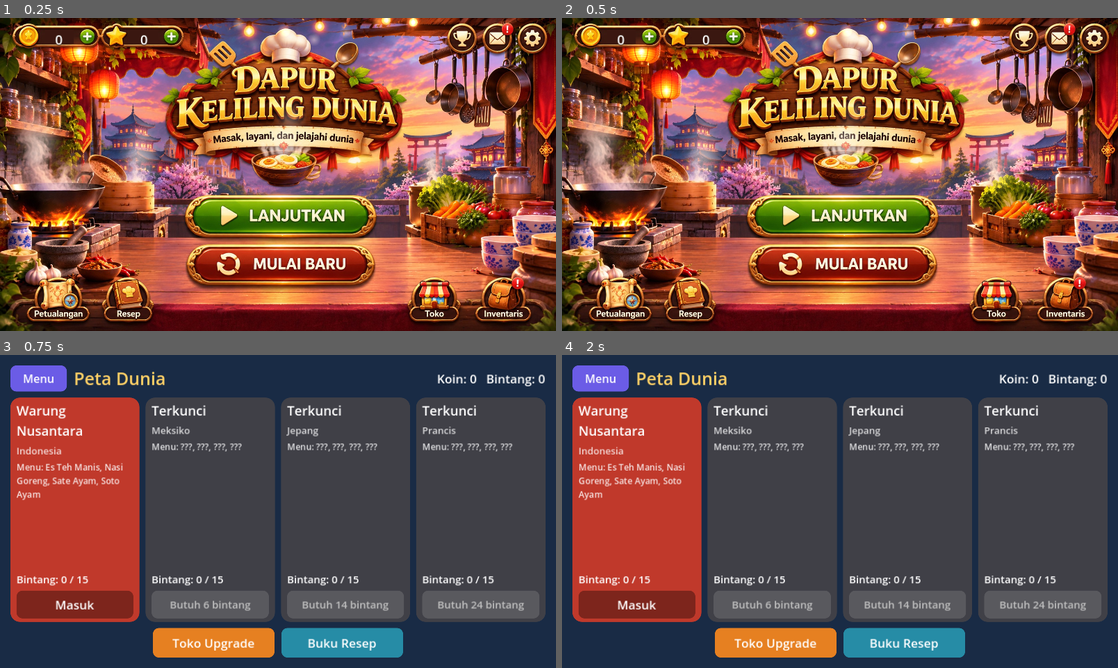
Above: before the commit, frames 1-4 (two rows, left to right).
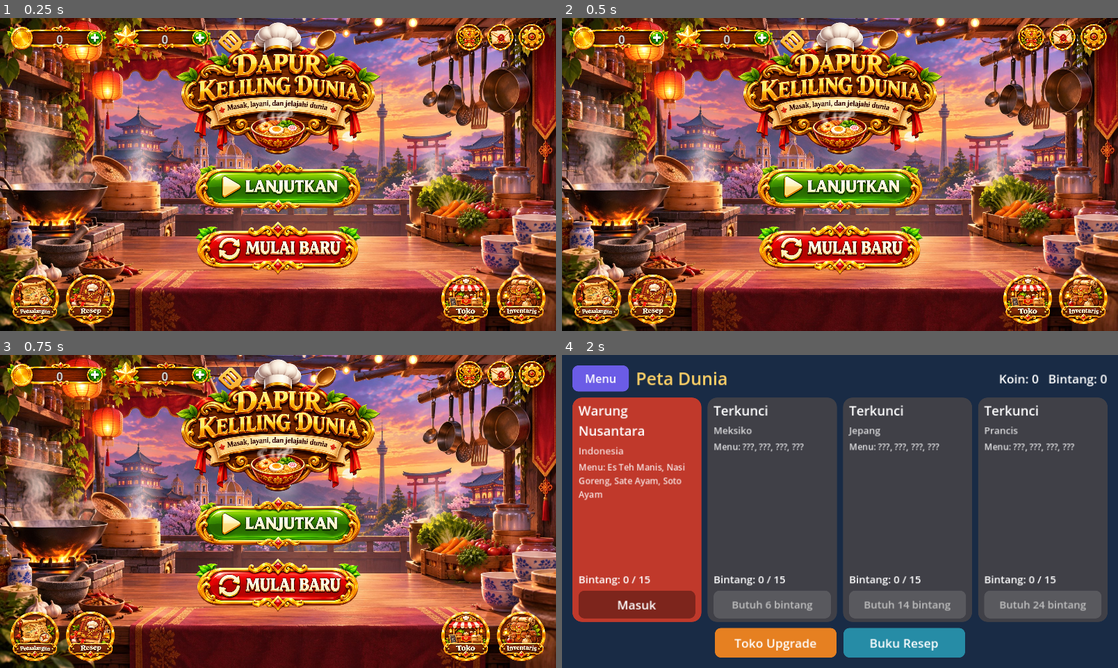
Above: after the commit, the same moments.

Repository: hadydaw/dapur-keliling-dunia
Game: Godot game, scene res://scenes/main.tscn
Two runs of this game, one before a commit and one after it. Both use one fixed random seed, a clock stepped at 60 frames per second and the inputs below.
Inputs (mouse positions are in pixels of both pictures, inside the frame that each line leads up to):
- Up to frame 1 (0.25 s): no input
- Up to frame 2 (0.5 s): no input
- Up to frame 3 (0.75 s): click (283, 552) at 0.52 s
- Up to frame 4 (2 s): click (840, 524) at 1.27 s

The runs differ from the first frame. In frame 1, 68% of the frame differs, in the area x 0-100%, y 0-100%; in frame 2, 68%; in frame 3, 99%; in frame 4, nothing differs.

Commit message:
Menu utama dari aset terpisah (logo, tombol, ikon, bar mata uang), latar beranimasi, tes ketuk
Co-Authored-By: Claude Sonnet 5.5 <noreply@anthropic.com>
Claude-Session: https://claude.ai/code/session_011EntzXR2BpcjDYDQYm7Xs9

Diff:
--- a/scripts/screens/menu_screen.gd
+++ b/scripts/screens/menu_screen.gd
@@ -1,34 +1,37 @@
 extends Control
-## Menu Utama: gambar penuh + tombol sentuh transparan di atas tiap tombol pada gambar.
+## Menu Utama: latar dapur beranimasi + logo, tombol, ikon, dan bar mata uang (aset terpisah).
+## Tata letak dihitung dari tinggi layar (basis 720) dan dipusatkan, jadi aman di 16:9 sampai 20:9.
 
 const UI = preload("res://scripts/ui_kit.gd")
 const AnimatedBg = preload("res://scripts/ui/animated_bg.gd")
 
 signal navigate(screen: String, params: Dictionary)
 
-# Area tombol pada gambar menu_ui.jpg (piksel, gambar 1672x941)
-const IMG := Vector2(1672.0, 941.0)
-const HOTSPOTS := [
-	{"id": "lanjutkan", "rect": Rect2(560, 540, 570, 115)},
-	{"id": "mulai_baru", "rect": Rect2(565, 685, 560, 115)},
-	{"id": "petualangan", "rect": Rect2(80, 780, 190, 132)},
-	{"id": "resep", "rect": Rect2(310, 780, 150, 132)},
-	{"id": "toko", "rect": Rect2(1235, 780, 150, 132)},
-	{"id": "inventaris", "rect": Rect2(1430, 780, 170, 132)},
-	{"id": "piala", "rect": Rect2(1345, 15, 90, 92)},
-	{"id": "surat", "rect": Rect2(1455, 15, 90, 92)},
-	{"id": "setelan", "rect": Rect2(1555, 15, 92, 92)},
-	{"id": "tambah_koin", "rect": Rect2(240, 33, 52, 50)},
-	{"id": "tambah_bintang", "rect": Rect2(493, 33, 56, 50)},
+const ASSET_DIR := "res://assets/ui/"
+# anchor: "c" = tengah layar, "l" = kiri, "r" = kanan (x dihitung dari tepi tsb)
+# rect: posisi x, y dan lebar w pada basis tinggi 720 (tinggi mengikuti rasio gambar)
+const ITEMS := [
+	{"id": "logo", "tex": "logo", "a": "c", "x": 0, "y": 10, "w": 470, "touch": false},
+	{"id": "lanjutkan", "tex": "btn_lanjutkan", "a": "c", "x": 0, "y": 326, "w": 380, "touch": true},
+	{"id": "mulai_baru", "tex": "btn_mulai_baru", "a": "c", "x": 0, "y": 468, "w": 380, "touch": true},
+	{"id": "petualangan", "tex": "ic_petualangan", "a": "l", "x": 24, "y": 590, "w": 112, "touch": true},
+	{"id": "resep", "tex": "ic_resep", "a": "l", "x": 152, "y": 590, "w": 112, "touch": true},
+	{"id": "toko", "tex": "ic_toko", "a": "r", "x": 152, "y": 590, "w": 112, "touch": true},
+	{"id": "inventaris", "tex": "ic_inventaris", "a": "r", "x": 24, "y": 590, "w": 112, "touch": true},
+	{"id": "piala", "tex": "ic_piala", "a": "r", "x": 170, "y": 14, "w": 60, "touch": true},
+	{"id": "surat", "tex": "ic_surat", "a": "r", "x": 98, "y": 14, "w": 60, "touch": true},
+	{"id": "setelan", "tex": "ic_setelan", "a": "r", "x": 26, "y": 14, "w": 60, "touch": true},
+	{"id": "bar_koin", "tex": "bar_koin", "a": "l", "x": 16, "y": 16, "w": 230, "touch": false},
+	{"id": "bar_bintang", "tex": "bar_bintang", "a": "l", "x": 258, "y": 16, "w": 230, "touch": false},
 ]
-const COIN_NUM := Rect2(135, 36, 85, 40)
-const STAR_NUM := Rect2(392, 36, 85, 40)
-const BAR_COLOR := Color(0.227, 0.09, 0.063)
+# Area angka di dalam bar (pecahan lebar dan tinggi bar)
+const NUM_RECT := Rect2(0.27, 0.22, 0.52, 0.56)
+# Tombol + pada bar (pecahan), jadi area ketuk menuju Toko
+const PLUS_RECT := Rect2(0.80, 0.10, 0.20, 0.80)
 
 var bg: Control
+var nodes: Dictionary = {}
 var buttons: Dictionary = {}
-var coin_cover: ColorRect
-var star_cover: ColorRect
 var coin_label: Label
 var star_label: Label
 var toast_label: Label
@@ -44,77 +47,92 @@
 	UI.fill(self)
 	bg = AnimatedBg.new()
 	add_child(bg)
-
-	var flat := StyleBoxEmpty.new()
-	var press := StyleBoxFlat.new()
-	press.bg_color = Color(1, 1, 1, 0.2)
-	press.set_corner_radius_all(24)
-	for h in HOTSPOTS:
-		var b := Button.new()
-		b.flat = true
-		b.focus_mode = Control.FOCUS_NONE
-		b.add_theme_stylebox_override("normal", flat)
-		b.add_theme_stylebox_override("hover", flat)
-		b.add_theme_stylebox_override("pressed", press)
-		b.add_theme_stylebox_override("focus", flat)
-		b.pressed.connect(_on_hotspot.bind(h["id"]))
-		add_child(b)
-		buttons[h["id"]] = b
-
-	coin_cover = _make_cover()
-	star_cover = _make_cover()
+	for it in ITEMS:
+		var tr := TextureRect.new()
+		tr.texture = load(ASSET_DIR + it["tex"] + ".png")
+		tr.expand_mode = TextureRect.EXPAND_IGNORE_SIZE
+		tr.stretch_mode = TextureRect.STRETCH_SCALE
+		tr.mouse_filter = Control.MOUSE_FILTER_IGNORE
+		add_child(tr)
+		nodes[it["id"]] = tr
+		if it["touch"]:
+			_make_button(it["id"], tr)
+	_make_button("tambah_koin", nodes["bar_koin"])
+	_make_button("tambah_bintang", nodes["bar_bintang"])
 	coin_label = _make_num()
 	star_label = _make_num()
 	toast_label = UI.label("", 30, Color(1, 0.9, 0.5), HORIZONTAL_ALIGNMENT_CENTER)
 	toast_label.add_theme_color_override("font_outline_color", Color(0.1, 0.03, 0.03))
 	toast_label.add_theme_constant_override("outline_size", 8)
+	toast_label.mouse_filter = Control.MOUSE_FILTER_IGNORE
 	add_child(toast_label)
-
 	resized.connect(_layout)
-	bg.resized.connect(_layout)
 	_layout()
 
 
-func _make_cover() -> ColorRect:
-	var c := ColorRect.new()
-	c.color = BAR_COLOR
-	c.mouse_filter = Control.MOUSE_FILTER_IGNORE
-	add_child(c)
-	return c
+func _make_button(id: String, target: Control) -> void:
+	var b := TextureButton.new()
+	b.ignore_texture_size = true
+	b.focus_mode = Control.FOCUS_NONE
+	b.button_down.connect(func() -> void: target.modulate = Color(0.78, 0.78, 0.78))
+	b.button_up.connect(func() -> void: target.modulate = Color.WHITE)
+	b.pressed.connect(_on_hotspot.bind(id))
+	add_child(b)
+	buttons[id] = b
 
 
 func _make_num() -> Label:
-	var l := UI.label("0", 30, Color.WHITE, HORIZONTAL_ALIGNMENT_CENTER)
+	var l := UI.label("0", 28, Color.WHITE, HORIZONTAL_ALIGNMENT_CENTER)
 	l.add_theme_color_override("font_outline_color", Color(0.2, 0.08, 0.04))
 	l.add_theme_constant_override("outline_size", 6)
+	l.vertical_alignment = VERTICAL_ALIGNMENT_CENTER
 	l.mouse_filter = Control.MOUSE_FILTER_IGNORE
 	add_child(l)
 	return l
 
 
-func _norm(r: Rect2) -> Rect2:
-	return Rect2(r.position / IMG, r.size / IMG)
+func _layout() -> void:
+	var u: float = size.y / 720.0
+	for it in ITEMS:
+		var tr: TextureRect = nodes[it["id"]]
+		var w: float = it["w"] * u
+		var h: float = w * tr.texture.get_height() / tr.texture.get_width()
+		var x: float = it["x"] * u
+		match it["a"]:
+			"c":
+				x = (size.x - w) * 0.5
+			"r":
+				x = size.x - x - w
+		tr.position = Vector2(x, it["y"] * u)
+		tr.size = Vector2(w, h)
+		if buttons.has(it["id"]):
+			var b: TextureButton = buttons[it["id"]]
+			b.position = tr.position
+			b.size = tr.size
+	for id in ["tambah_koin", "tambah_bintang"]:
+		var bar: Control = nodes["bar_koin" if id == "tambah_koin" else "bar_bintang"]
+		var pb: TextureButton = buttons[id]
+		pb.position = bar.position + PLUS_RECT.position * bar.size
+		pb.size = PLUS_RECT.size * bar.size
+		# area ketuk minimal 44px
+		if pb.size.y < 44.0:
+			var grow: float = 44.0 - pb.size.y
+			pb.position.y -= grow * 0.5
+			pb.size.y = 44.0
+		if pb.size.x < 44.0:
+			pb.position.x -= 44.0 - pb.size.x
+			pb.size.x = 44.0
+	_place_num(coin_label, nodes["bar_koin"], str(GameState.coins), u)
+	_place_num(star_label, nodes["bar_bintang"], str(GameState.total_stars()), u)
+	toast_label.position = Vector2(0, size.y * 0.5)
+	toast_label.size = Vector2(size.x, 50)
 
 
-func _layout() -> void:
-	for h in HOTSPOTS:
-		var r: Rect2 = bg.rect_to_screen(_norm(h["rect"]))
-		var b: Button = buttons[h["id"]]
-		b.position = r.position
-		b.size = r.size
-	var s: float = bg.image_scale()
-	for pair in [[coin_cover, coin_label, COIN_NUM, GameState.coins], [star_cover, star_label, STAR_NUM, GameState.total_stars()]]:
-		var r2: Rect2 = bg.rect_to_screen(_norm(pair[2]))
-		var cover: ColorRect = pair[0]
-		var lab: Label = pair[1]
-		cover.position = r2.position
-		cover.size = r2.size
-		lab.position = r2.position
-		lab.size = r2.size
-		lab.text = str(pair[3])
-		lab.add_theme_font_size_override("font_size", int(40.0 * s))
-	toast_label.position = Vector2(0, size.y * 0.5)
-	toast_label.size = Vector2(size.x, 50)
+func _place_num(lab: Label, bar: Control, txt: String, u: float) -> void:
+	lab.position = bar.position + NUM_RECT.position * bar.size
+	lab.size = NUM_RECT.size * bar.size
+	lab.text = txt
+	lab.add_theme_font_size_override("font_size", int(26.0 * u))
 
 
 func _process(delta: float) -> void:
--- a/scripts/ui/animated_bg.gd
+++ b/scripts/ui/animated_bg.gd
@@ -2,7 +2,7 @@
 ## Latar menu: gambar penuh (mode "contain", sisi sisa diisi versi gelap gambar yang sama)
 ## + efek kode (uap, kilau lentera/lampu/api). Koordinat efek dan tombol dalam koordinat gambar (0..1).
 
-const TEX := preload("res://assets/menu_ui.jpg")
+const TEX := preload("res://assets/menu_bg.jpg")
 
 const LANTERNS := [Vector2(0.142, 0.105), Vector2(0.187, 0.218)]
 const BULBS := [Vector2(0.511, 0.040), Vector2(0.565, 0.069), Vector2(0.4575, 0.085),
--- a/tests/menu_test.gd
+++ b/tests/menu_test.gd
@@ -50,7 +50,7 @@
 		main._go("menu", {})
 		for i in 3:
 			await get_tree().process_frame
-		var b: Button = main.current.buttons[id]
+		var b: BaseButton = main.current.buttons[id]
 		var center: Vector2 = b.global_position + b.size * 0.5
 		_tap(center)
 		for i in 3:
@@ -66,7 +66,7 @@
 		await get_tree().process_frame
 	var gs: Node = GameState
 	gs.coins = 123
-	var mb: Button = main.current.buttons["mulai_baru"]
+	var mb: BaseButton = main.current.buttons["mulai_baru"]
 	_tap(mb.global_position + mb.size * 0.5)
 	for i in 3:
 		await get_tree().process_frame
Binary file added: assets/ui/bar_bintang.png
Not shown, added: assets/ui/bar_bintang.png.import
Binary file added: assets/ui/bar_koin.png
Not shown, added: assets/ui/bar_koin.png.import
Binary file added: assets/ui/btn_lanjutkan.png
Not shown, added: assets/ui/btn_lanjutkan.png.import
Binary file added: assets/ui/btn_lanjutkan_en.png
Not shown, added: assets/ui/btn_lanjutkan_en.png.import
Binary file added: assets/ui/btn_mulai_baru.png
Not shown, added: assets/ui/btn_mulai_baru.png.import
Binary file added: assets/ui/btn_mulai_baru_en.png
Not shown, added: assets/ui/btn_mulai_baru_en.png.import
(and 27 more such lines)
